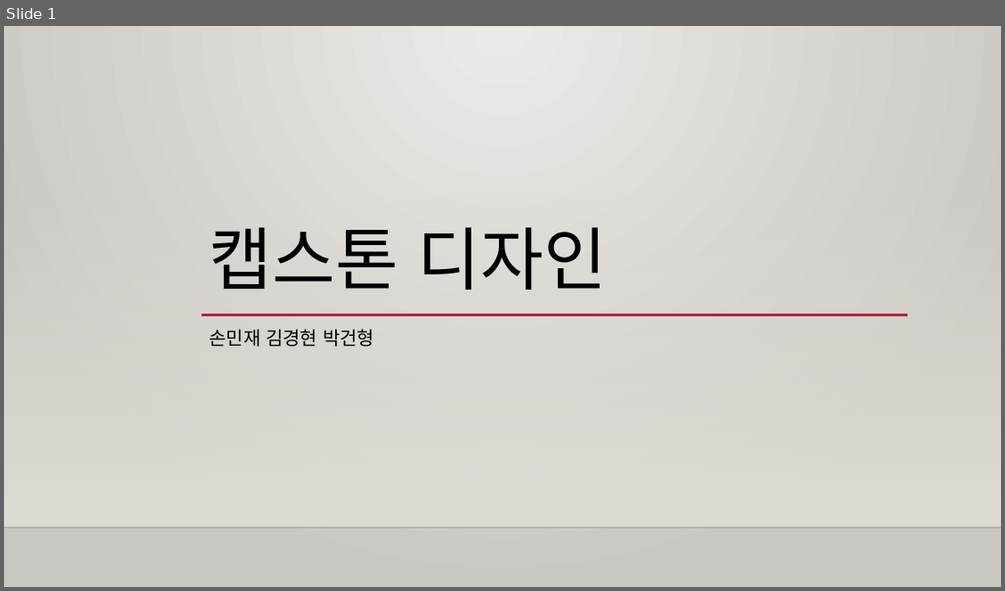
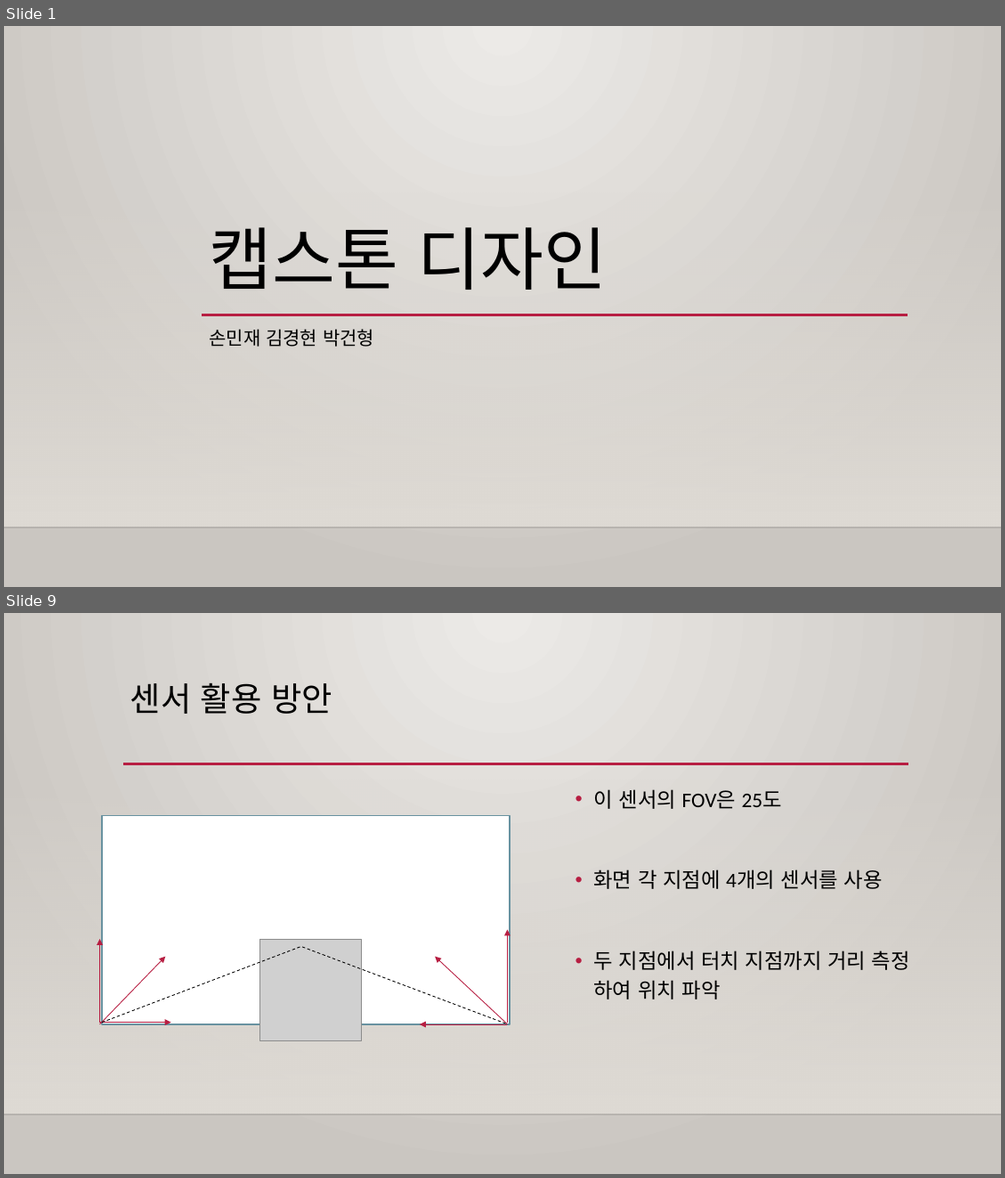
Before and after one commit to Capstone-Design/Documents, a slide deck: 캡스톤디자인발표.pptx. Shown one above the other, each under a label of ours: slide 1 before the commit, slides 1 and 9 after it; the slides between them are not shown. The pictures are 1005x591 and 1005x1178 pixels, drawn with LibreOffice and Linux fonts; fonts in the diff are those of the drawing; grey boxes stand for pictures; background and template pictures are left out. Boxes give left, top, right and bottom in pixels: in the first picture for what was removed or moved away, otherwise in the second. Text is boxed around its words. In the diff, an @@ line names an element or a change of style, - is before the commit and + after.

```diff
--- a/캡스톤디자인발표.pptx
+++ b/캡스톤디자인발표.pptx
@@ slide 9 added at [4, 613, 1001, 1174], background gradient #ECEAE7 to #CAC7C1; not listed: 2 template elements that a slide beside it also shows @@
@@ title added at [130, 683, 332, 714], 32 pt, text #000000 @@
+센서 활용 방안
@@ line added from (123, 764) to (909, 764), #B71E42 2.5 pt @@
@@ text added at [594, 789, 910, 999], 20 pt, text #000000 @@
+• 이 센서의 FOV은 25도
+• 화면 각 지점에 4개의 센서를 사용
+• 두 지점에서 터치 지점까지 거리 측정 하여 위치 파악
@@ rectangle added at [102, 816, 510, 1024], fill #FFFFFF, outline #6892A0 1.25 pt @@
@@ line added from (300, 947) to (102, 1022), #000000 0.75 pt dashed @@
@@ picture added at [259, 939, 362, 1041] @@
@@ line added from (302, 947) to (507, 1024), #000000 0.75 pt dashed @@
@@ group added at [100, 929, 507, 1024]: 6 arrows @@
```
Also in this commit, not shown: 2 slides changed, 5 other slides added, 5 slides removed.
